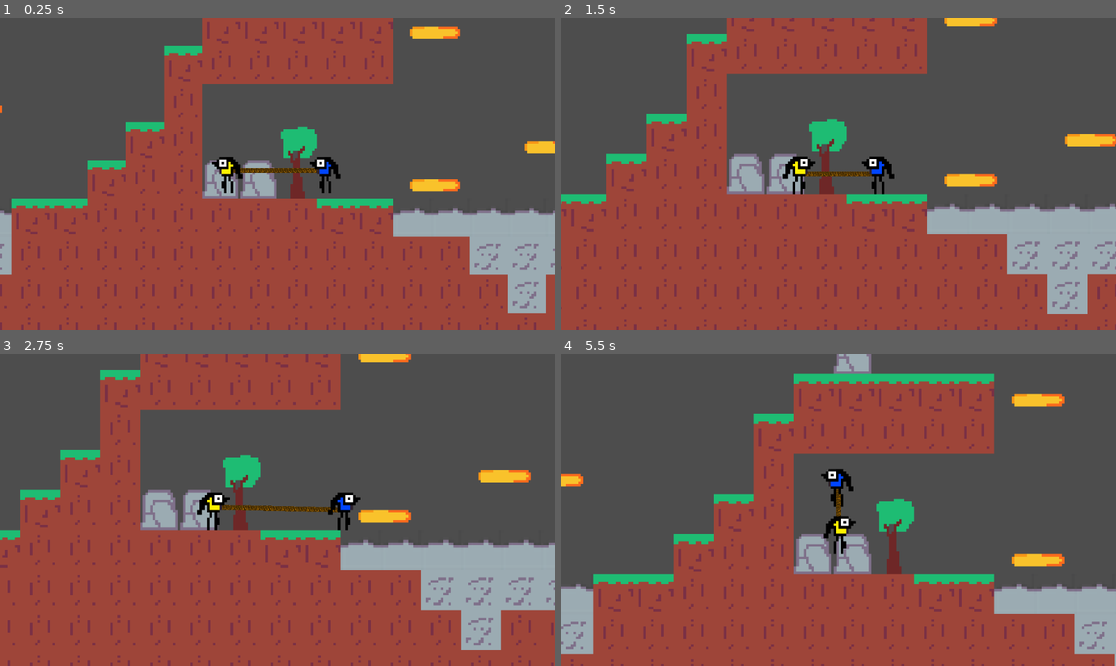
Above: before the commit, frames 1-4 (two rows, left to right).
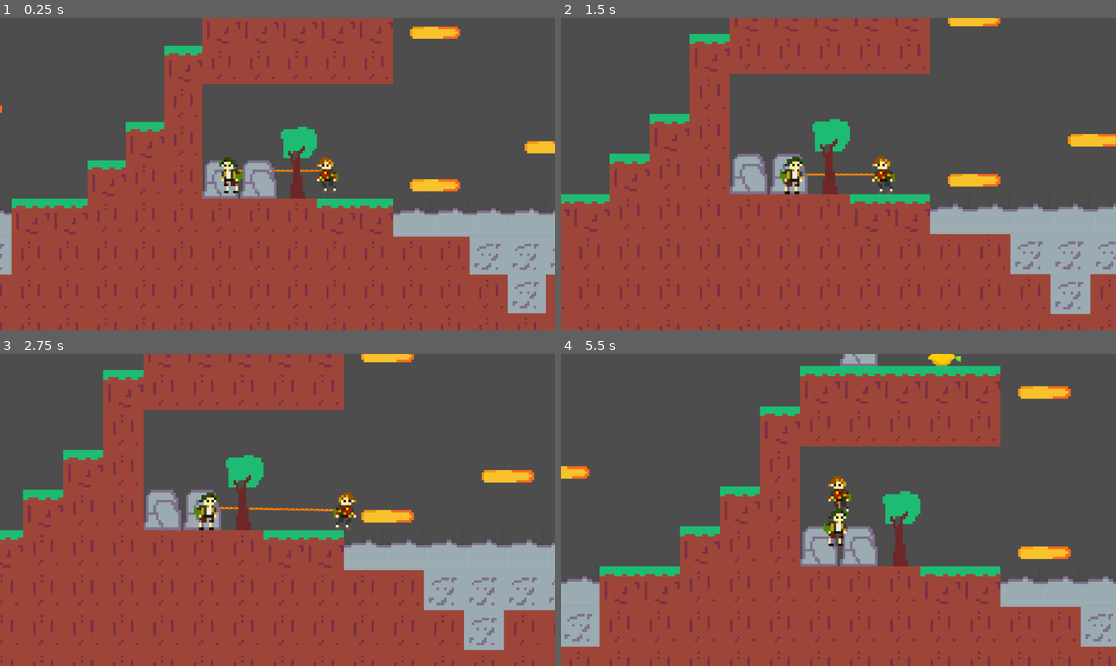
Above: after the commit, the same moments.

Repository: SerenityUX/mountainvilleGodot
Game: Godot game, scene res://level_1.tscn
Two runs of this game, one before a commit and one after it. Both use one fixed random seed, a clock stepped at 60 frames per second and the inputs below. This scene is started directly instead of the project's main scene. Sound files missing from this copy of the repository are replaced by a short silence.
Inputs:
- Up to frame 1 (0.25 s): no input
- Up to frame 2 (1.5 s): tap Enter (ui_accept) at 0.5, 0.77 s; hold Right (ui_right) 0.53-1.28 s; tap A (a) at 0.6 s; tap D (d) at 0.8, 1.35 s; hold Left (ui_left) from 1.28 s (still down)
- Up to frame 3 (2.75 s): tap Enter (ui_accept) at 1.52, 2 s; tap E (e) at 1.55, 2.1 s; release Left (ui_left) at 2.03 s; hold Right (ui_right) from 2.03 s (still down); tap W (w) at 2.3 s
- Up to frame 4 (5.5 s): release Right (ui_right) at 2.78 s; hold Up (ui_up) 2.78-3.53 s; tap W (w) at 2.85, 5.3 s; tap Enter (ui_accept) at 3.02, 3.77, 4.52, 5 s; tap A (a) at 3.05, 3.6 s; hold Left (ui_left) from 3.53 s (still down); tap D (d) at 3.8, 4.35 s; tap E (e) at 4.55, 5.1 s

The runs differ from the first frame. In frame 1, 1.0% of the frame differs, in the area x 38-62%, y 44-57%; in frame 2, 9.3%; in frame 3, 9.4%; in frame 4, 18%, in the area x 0-100%, y 0-100%.

Commit message:
added characters

Diff:
--- /dev/null
+++ b/fruit.gd
@@ -0,0 +1,54 @@
+extends Area2D
+
+@export var fruit_name: String = "apple"  # Default to apple, can be changed in editor
+var eat_sound: AudioStreamPlayer
+
+func _ready() -> void:
+	print("Fruit: Setting up eat sound...")
+	# Setup eat sound
+	eat_sound = AudioStreamPlayer.new()
+	add_child(eat_sound)
+	var sound = load("res://eat.mp3")
+	if sound:
+		print("Fruit: Successfully loaded eat.mp3")
+		eat_sound.stream = sound
+		eat_sound.volume_db = linear_to_db(0.3)  # Adjust volume as needed
+	else:
+		push_error("Fruit: Failed to load eat.mp3! Make sure the file exists in the res:// directory")
+
+	# Connect the body entered signal
+	body_entered.connect(_on_body_entered)
+	print("Fruit: Setup complete for ", fruit_name)
+
+func _on_body_entered(body: Node2D) -> void:
+	print("Fruit: Body entered - ", body.name)
+	if body.is_in_group("players"):
+		print("Fruit: Player detected, playing sound...")
+		# Play sound
+		if eat_sound and eat_sound.stream:
+			eat_sound.play()
+			print("Fruit: Sound playing...")
+
+			# Hide the fruit sprite but keep the node alive for sound
+			if has_node("Sprite2D"):
+				get_node("Sprite2D").hide()
+
+			# Disable collision
+			monitoring = false
+			monitorable = false
+
+			# Add to inventory
+			if Engine.has_singleton("GameManager"):
+				var game_manager = Engine.get_singleton("GameManager")
+				game_manager.inventory.append(fruit_name)
+				print("Added ", fruit_name, " to inventory. Current inventory: ", game_manager.inventory)
+			else:
+				push_warning("GameManager not found! Make sure it's set up as an Autoload in Project Settings.")
+
+			# Wait for sound to finish playing
+			await eat_sound.finished
+
+			# Now remove the fruit
+			queue_free()
+		else:
+			push_warning("Fruit: Sound not properly setup!")
--- a/game_manager.gd
+++ b/game_manager.gd
@@ -5,6 +5,15 @@
 var pending_player_state := {}  # Store state between scene changes
 var timer: Timer
 var timer_label: Label
+
+# Add inventory system
+var inventory: Array[String] = []
+const REQUIRED_ITEMS := 3  # Number of items needed for transport
+
+# Signal for inventory updates
+signal inventory_updated(current_count: int, required_count: int)
+signal transport_ready
+
 const LEVEL1_TIME := 90  # 2 minutes in seconds
 const VIEWPORT_WIDTH := 1056  # Base viewport width
 const VIEWPORT_HEIGHT := 594  # Base viewport height (16:9 aspect ratio)
@@ -440,3 +449,19 @@
 
 	print("Successfully loaded screen sequence")
 	get_tree().root.add_child(screen_scene)
+
+func add_to_inventory(item_name: String) -> void:
+	inventory.append(item_name)
+	print("Added ", item_name, " to inventory. Current inventory: ", inventory)
+
+	# Emit signal with current counts
+	inventory_updated.emit(inventory.size(), REQUIRED_ITEMS)
+
+	# Check if we have enough items
+	if inventory.size() >= REQUIRED_ITEMS:
+		print("Transport ready! Collected all required items!")
+		transport_ready.emit()
+
+func clear_inventory() -> void:
+	inventory.clear()
+	inventory_updated.emit(0, REQUIRED_ITEMS)
--- a/level_1.tscn
+++ b/level_1.tscn
@@ -9,6 +9,10 @@
 [ext_resource type="PackedScene" uid="uid://dmug1epffv0c2" path="res://player.tscn" id="7_1f702"]
 [ext_resource type="Script" path="res://player2.gd" id="8_4tix5"]
 [ext_resource type="Script" path="res://camera_controller.gd" id="9_d843t"]
+[ext_resource type="Texture2D" uid="uid://b0xprj8oaswlm" path="res://apple.png" id="10_fm75x"]
+[ext_resource type="Script" path="res://resource.gd" id="10_gmbel"]
+[ext_resource type="Texture2D" uid="uid://qbkca31h1nwv" path="res://orange.png" id="12_vr2ym"]
+[ext_resource type="Texture2D" uid="uid://dkfypw3501pb8" path="res://lemon.png" id="13_ooys1"]
 
 [sub_resource type="RectangleShape2D" id="RectangleShape2D_p52gs"]
 size = Vector2(10.75, 12)
@@ -48,6 +52,7 @@
 [node name="Level 1" type="Node2D"]
 
 [node name="Door" type="Area2D" parent="."]
+visible = false
 position = Vector2(-3323, 400)
 scale = Vector2(4, 4)
 script = ExtResource("1_j1fkx")
@@ -464,3 +469,50 @@
 label_settings = SubResource("LabelSettings_0p4w5")
 
 [node name="GameTimer" type="Timer" parent="Camera2D"]
+
+[node name="Apple" type="Area2D" parent="."]
+position = Vector2(163, 593)
+scale = Vector2(4, 4)
+script = ExtResource("10_gmbel")
+
+[node name="Sprite2D" type="Sprite2D" parent="Apple"]
+texture_filter = 1
+position = Vector2(-175.5, -75)
+scale = Vector2(0.488653, 0.488653)
+texture = ExtResource("10_fm75x")
+
+[node name="CollisionShape2D" type="CollisionShape2D" parent="Apple"]
+position = Vector2(-176.375, -78)
+shape = SubResource("RectangleShape2D_p52gs")
+
+[node name="Orange" type="Area2D" parent="."]
+position = Vector2(-3261, 401)
+scale = Vector2(4, 4)
+script = ExtResource("10_gmbel")
+resource_name = "orange"
+
+[node name="Sprite2D" type="Sprite2D" parent="Orange"]
+texture_filter = 1
+position = Vector2(-175.5, -75)
+scale = Vector2(0.488653, 0.488653)
+texture = ExtResource("12_vr2ym")
+
+[node name="CollisionShape2D" type="CollisionShape2D" parent="Orange"]
+position = Vector2(-176.375, -78)
+shape = SubResource("RectangleShape2D_p52gs")
+
+[node name="Lemon" type="Area2D" parent="."]
+position = Vector2(1207, 401)
+scale = Vector2(4, 4)
+script = ExtResource("10_gmbel")
+resource_name = "lemon"
+
+[node name="Sprite2D" type="Sprite2D" parent="Lemon"]
+texture_filter = 1
+position = Vector2(-175.5, -75)
+scale = Vector2(0.488653, 0.488653)
+texture = ExtResource("13_ooys1")
+
+[node name="CollisionShape2D" type="CollisionShape2D" parent="Lemon"]
+position = Vector2(-176.375, -78)
+shape = SubResource("RectangleShape2D_p52gs")
--- a/player.gd
+++ b/player.gd
@@ -7,12 +7,9 @@
 const GRAVITY = Vector2(0, 980)
 const MOMENTUM_DECAY = 0.95  # How quickly momentum decays
 const MAX_JUMPS = 2  # Maximum number of jumps allowed
-const PLAYER1_TEXTURE_PATH := "res://Player1.png"
-
-# Add these constants for the trail effect
-const TRAIL_LIFETIME := 0.5  # How long each trail particle lasts
-const TRAIL_FREQUENCY := 0.05  # How often to emit trail particles
-const TRAIL_AMOUNT := 3  # How many particles to emit each time
+const PLAYER1_TEXTURE_PATH := "res://VeloSprite.png"
+const FRAME_WIDTH := 16  # Width of each frame
+const ANIMATION_SPEED := 10.0  # Frames per second
 
 # Add sprite reference
 @onready var sprite = $player  # Make sure you have a Sprite2D node as a child named "Sprite2D"
@@ -38,18 +35,18 @@
 var death_sound: AudioStreamPlayer
 var jump_sound: AudioStreamPlayer
 var launch_sound: AudioStreamPlayer
-
-# Add these variables with other vars
-var trail_particles: GPUParticles2D
-var trail_timer: Timer
-var is_trailing := false
+var animation_timer: float = 0.0
+var current_frame: int = 0
 
 func _ready() -> void:
-	# Add this before other _ready code
-	# Load and set Player1 texture
+	# Load and set Player1 texture with correct pixel art settings
 	var texture = load(PLAYER1_TEXTURE_PATH)
 	if texture:
 		sprite.texture = texture
+		sprite.texture_filter = CanvasItem.TEXTURE_FILTER_NEAREST
+		# Set up sprite for animation
+		sprite.hframes = 4  # 4 frames horizontally
+		sprite.frame = 0  # Start with first frame
 	else:
 		push_error("Failed to load Player1 texture")
 
@@ -57,7 +54,7 @@
 	carry_position = Node2D.new()
 	carry_position.name = "CarryPosition"
 	add_child(carry_position)
-	carry_position.position = Vector2(0, -19)  # Position it above the player's head
+	carry_position.position = Vector2(0, -13)  # Adjusted for 16x16 sprite
 
 	# Add player to the correct group based on its name
 	if name == "Player1":
@@ -133,16 +130,6 @@
 	if launch_audio:
 		launch_sound.stream = launch_audio
 		launch_sound.volume_db = linear_to_db(0.3)
-
-	# Setup trail particles
-	setup_trail_particles()
-
-	# Setup trail timer
-	trail_timer = Timer.new()
-	trail_timer.wait_time = TRAIL_FREQUENCY
-	trail_timer.one_shot = false
-	trail_timer.timeout.connect(_on_trail_timer_timeout)
-	add_child(trail_timer)
 
 func _physics_process(delta: float) -> void:
 	if !is_active:
@@ -227,10 +214,23 @@
 	if direction:
 		velocity.x = direction * SPEED
 		momentum = abs(velocity.x)
-		sprite.scale.x = 1 if direction < 0 else -1
+		sprite.flip_h = direction > 0
+
+		# Update animation
+		is_walking = true
+		animation_timer += delta * ANIMATION_SPEED
+		if animation_timer >= 1.0:
+			animation_timer = 0.0
+			current_frame = (current_frame + 1) % 4
+			sprite.frame = current_frame
 	else:
 		velocity.x = move_toward(velocity.x, 0, SPEED * delta * 10)
 		momentum *= MOMENTUM_DECAY
+		# Reset to idle frame when not walking
+		is_walking = false
+		current_frame = 0
+		sprite.frame = 0
+		animation_timer = 0.0
 
 	# Handle walking sound
 	if direction and is_on_floor():
@@ -309,8 +309,6 @@
 		# Re-enable collision
 		set_collision_layer_value(1, true)
 		set_collision_mask_value(1, true)
-		# Start trail effect when launching
-		start_trail_effect()
 		# Then tell the carrier to stop
 		temp_carrier.stop_carrying()
 
@@ -331,54 +329,3 @@
 
 func is_involved_in_carrying() -> bool:
 	return is_being_carried or carrying_player != null
-
-func setup_trail_particles() -> void:
-	trail_particles = GPUParticles2D.new()
-	add_child(trail_particles)
-
-	# Create particle material
-	var particle_material = ParticleProcessMaterial.new()
-	particle_material.emission_shape = ParticleProcessMaterial.EMISSION_SHAPE_POINT
-	particle_material.particle_flag_disable_z = true
-	particle_material.gravity = Vector3(0, 0, 0)
-	particle_material.initial_velocity_min = 0
-	particle_material.initial_velocity_max = 0
-	particle_material.orbit_velocity_min = 0
-	particle_material.orbit_velocity_max = 0
-	particle_material.damping_min = 0.5
-	particle_material.damping_max = 1.0
-	particle_material.scale_min = 1.0
-	particle_material.scale_max = 1.0
-	particle_material.lifetime_randomness = 0.2
-
-	# Set up the particles
-	trail_particles.process_material = particle_material
-	trail_particles.amount = 50
-	trail_particles.lifetime = TRAIL_LIFETIME
-	trail_particles.one_shot = false
-	trail_particles.explosiveness = 0
-	trail_particles.local_coords = false
-
-	# Create sprite for particles
-	var sprite = sprite.duplicate()  # Duplicate the player sprite
-	sprite.scale = Vector2(1, 1)  # Reset scale
-	trail_particles.texture = sprite.texture
-	trail_particles.emitting = false
-
-func start_trail_effect() -> void:
-	is_trailing = true
-	trail_particles.emitting = true
-	trail_timer.start()
-
-func stop_trail_effect() -> void:
-	is_trailing = false
-	trail_particles.emitting = false
-	trail_timer.stop()
-
-func _on_trail_timer_timeout() -> void:
-	if is_trailing:
-		trail_particles.restart()
-		trail_particles.emit_particle(transform, velocity, Color.WHITE, Color.WHITE, TRAIL_AMOUNT)
-		# Stop trailing if velocity is too low
-		if velocity.length() < 200:
-			stop_trail_effect()
--- a/player.tscn
+++ b/player.tscn
@@ -1,18 +1,20 @@
 [gd_scene load_steps=4 format=3 uid="uid://dmug1epffv0c2"]
 
 [ext_resource type="Script" path="res://player.gd" id="1_x8gva"]
-[ext_resource type="Texture2D" uid="uid://jeii53phgydn" path="res://Player1.png" id="2_1t72r"]
+[ext_resource type="Texture2D" uid="uid://bf44hb6l26f1a" path="res://Velo16px.png" id="2_jxcos"]
 
 [sub_resource type="RectangleShape2D" id="RectangleShape2D_enw60"]
-size = Vector2(13, 16)
+size = Vector2(10.5, 16)
 
 [node name="Player" type="CharacterBody2D"]
 script = ExtResource("1_x8gva")
 
 [node name="player" type="Sprite2D" parent="."]
 texture_filter = 1
-texture = ExtResource("2_1t72r")
+position = Vector2(-1.78814e-07, 6.85453e-07)
+scale = Vector2(1, 1)
+texture = ExtResource("2_jxcos")
 
 [node name="CollisionShape2D" type="CollisionShape2D" parent="."]
-position = Vector2(-0.5, 0)
+position = Vector2(0.75, 0)
 shape = SubResource("RectangleShape2D_enw60")
--- a/player2.gd
+++ b/player2.gd
@@ -7,6 +7,9 @@
 const GRAVITY = Vector2(0, 980)
 const MOMENTUM_DECAY = 0.95  # How quickly momentum decays
 const MAX_JUMPS = 2  # Maximum number of jumps allowed
+const PLAYER2_TEXTURE_PATH := "res://TompoSprite.png"  # Update texture path
+const FRAME_WIDTH := 16  # Width of each frame
+const ANIMATION_SPEED := 10.0  # Frames per second
 
 # Add sprite reference
 @onready var sprite = $player  # Make sure you have a Sprite2D node as a child named "Sprite2D"
@@ -30,26 +33,18 @@
 var death_sound: AudioStreamPlayer
 var jump_sound: AudioStreamPlayer
 var launch_sound: AudioStreamPlayer
-
-# Near the top with other constants
-const PLAYER2_TEXTURE_PATH := "res://Player2.png"
-
-# Add these constants for the trail effect
-const TRAIL_LIFETIME := 0.5  # How long each trail particle lasts
-const TRAIL_FREQUENCY := 0.05  # How often to emit trail particles
-const TRAIL_AMOUNT := 3  # How many particles to emit each time
-
-# Add these variables with other vars
-var trail_particles: GPUParticles2D
-var trail_timer: Timer
-var is_trailing := false
+var animation_timer: float = 0.0
+var current_frame: int = 0
 
 func _ready() -> void:
-	# Add this before other _ready code
-	# Load and set Player2 texture
+	# Load and set Player2 texture with correct pixel art settings
 	var texture = load(PLAYER2_TEXTURE_PATH)
 	if texture:
 		sprite.texture = texture
+		sprite.texture_filter = CanvasItem.TEXTURE_FILTER_NEAREST
+		# Set up sprite for animation
+		sprite.hframes = 4  # 4 frames horizontally
+		sprite.frame = 0  # Start with first frame
 	else:
 		push_error("Failed to load Player2 texture")
 
@@ -57,7 +52,7 @@
 	carry_position = Node2D.new()
 	carry_position.name = "CarryPosition"
 	add_child(carry_position)
-	carry_position.position = Vector2(0, -19)
+	carry_position.position = Vector2(0, -13)  # Adjusted for 16x16 sprite
 
 	# Store original collision size
 	original_size = collision_shape.shape.size  # Changed from height
@@ -109,16 +104,6 @@
 	if launch_audio:
 		launch_sound.stream = launch_audio
 		launch_sound.volume_db = linear_to_db(0.3)
-
-	# Setup trail particles
-	setup_trail_particles()
-
-	# Setup trail timer
-	trail_timer = Timer.new()
-	trail_timer.wait_time = TRAIL_FREQUENCY
-	trail_timer.one_shot = false
-	trail_timer.timeout.connect(_on_trail_timer_timeout)
-	add_child(trail_timer)
 
 func _physics_process(delta: float) -> void:
 	if !is_active:
@@ -191,10 +176,23 @@
 	if direction:
 		velocity.x = direction * SPEED
 		momentum = abs(velocity.x)
-		sprite.scale.x = 1 if direction < 0 else -1
+		sprite.flip_h = direction > 0
+
+		# Update animation
+		is_walking = true
+		animation_timer += delta * ANIMATION_SPEED
+		if animation_timer >= 1.0:
+			animation_timer = 0.0
+			current_frame = (current_frame + 1) % 4
+			sprite.frame = current_frame
 	else:
 		velocity.x = move_toward(velocity.x, 0, SPEED * delta * 10)
 		momentum *= MOMENTUM_DECAY
+		# Reset to idle frame when not walking
+		is_walking = false
+		current_frame = 0
+		sprite.frame = 0
+		animation_timer = 0.0
 
 	# Handle walking sound
 	if direction and is_on_floor():
@@ -260,8 +258,6 @@
 		# Re-enable collision
 		set_collision_layer_value(1, true)
 		set_collision_mask_value(1, true)
-		# Start trail effect when launching
-		start_trail_effect()
 		# Then tell the carrier to stop
 		temp_carrier.stop_carrying()
 
@@ -277,54 +273,3 @@
 
 func is_involved_in_carrying() -> bool:
 	return is_being_carried or carrying_player != null
-
-func setup_trail_particles() -> void:
-	trail_particles = GPUParticles2D.new()
-	add_child(trail_particles)
-
-	# Create particle material
-	var particle_material = ParticleProcessMaterial.new()
-	particle_material.emission_shape = ParticleProcessMaterial.EMISSION_SHAPE_POINT
-	particle_material.particle_flag_disable_z = true
-	particle_material.gravity = Vector3(0, 0, 0)
-	particle_material.initial_velocity_min = 0
-	particle_material.initial_velocity_max = 0
-	particle_material.orbit_velocity_min = 0
-	particle_material.orbit_velocity_max = 0
-	particle_material.damping_min = 0.5
-	particle_material.damping_max = 1.0
-	particle_material.scale_min = 1.0
-	particle_material.scale_max = 1.0
-	particle_material.lifetime_randomness = 0.2
-
-	# Set up the particles
-	trail_particles.process_material = particle_material
-	trail_particles.amount = 50
-	trail_particles.lifetime = TRAIL_LIFETIME
-	trail_particles.one_shot = false
-	trail_particles.explosiveness = 0
-	trail_particles.local_coords = false
-
-	# Create sprite for particles
-	var sprite = sprite.duplicate()  # Duplicate the player sprite
-	sprite.scale = Vector2(1, 1)  # Reset scale
-	trail_particles.texture = sprite.texture
-	trail_particles.emitting = false
-
-func start_trail_effect() -> void:
-	is_trailing = true
-	trail_particles.emitting = true
-	trail_timer.start()
-
-func stop_trail_effect() -> void:
-	is_trailing = false
-	trail_particles.emitting = false
-	trail_timer.stop()
-
-func _on_trail_timer_timeout() -> void:
-	if is_trailing:
-		trail_particles.restart()
-		trail_particles.emit_particle(transform, velocity, Color.WHITE, Color.WHITE, TRAIL_AMOUNT)
-		# Stop trailing if velocity is too low
-		if velocity.length() < 200:
-			stop_trail_effect()
--- a/project.godot
+++ b/project.godot
@@ -15,6 +15,10 @@
 config/features=PackedStringArray("4.3", "Forward Plus")
 config/icon="res://icon.svg"
 
+[global]
+
+Autoload=true
+
 [rendering]
 
 textures/vram_compression/import_etc2_astc=true
--- /dev/null
+++ b/resource.gd
@@ -0,0 +1,93 @@
+extends Area2D
+
+# Add reference to Root instead of GameManager
+@onready var game_manager = get_tree().root.get_node("Root")
+
+# Define allowed fruit types
+const VALID_FRUITS = ["apple", "lemon", "orange"]
+@export var resource_name: String = "apple":
+	set(value):
+		# Validate the fruit name
+		if value in VALID_FRUITS:
+			resource_name = value
+		else:
+			push_warning("Invalid fruit name: %s. Must be one of: %s" % [value, VALID_FRUITS])
+			resource_name = "apple"  # Default to apple if invalid
+
+var eat_sound: AudioStreamPlayer
+var is_collected := false  # Track if resource has been collected
+
+func _ready() -> void:
+	print("Resource: Setting up collect sound...")
+	# Setup collect sound
+	eat_sound = AudioStreamPlayer.new()
+	add_child(eat_sound)
+
+	# Load and verify sound
+	var sound = load("res://eat.mp3")
+	if sound:
+		print("Resource: Successfully loaded eat.mp3")
+		eat_sound.stream = sound
+		eat_sound.volume_db = linear_to_db(0.5)  # Increased volume for better audibility
+	else:
+		push_error("Resource: Failed to load eat.mp3! Make sure the file exists in the res:// directory")
+		return  # Exit if sound couldn't be loaded
+
+	# Test play the sound
+	eat_sound.play()
+	print("Resource: Testing sound playback")
+
+	# Connect the body entered signal
+	body_entered.connect(_on_body_entered)
+	print("Resource: Setup complete for ", resource_name)
+
+func _on_body_entered(body: Node2D) -> void:
+	# Prevent multiple collections
+	if is_collected:
+		return
+
+	print("Resource: Body entered - ", body.name)
+	if body.is_in_group("players"):
+		is_collected = true  # Mark as collected immediately
+
+		print("Resource: Player detected, attempting to play sound...")
+		# Play sound
+		if eat_sound and eat_sound.stream:
+			eat_sound.play()
+			print("Resource: Sound playing...")
+
+			# Hide the sprite but keep the node alive for sound
+			if has_node("Sprite2D"):
+				get_node("Sprite2D").hide()
+
+			# Disable collision using deferred calls
+			set_deferred("monitoring", false)
+			set_deferred("monitorable", false)
+
+			# Add to inventory using game manager
+			if game_manager:
+				game_manager.add_to_inventory(resource_name)
+
+				# Only transport if we have enough items
+				if game_manager.inventory.size() >= game_manager.REQUIRED_ITEMS:
+					# Get all players and transport them
+					var players = get_tree().get_nodes_in_group("players")
+					for player in players:
+						if player.has_method("hit_door"):
+							# First stop any carrying interactions
+							if player.has_method("stop_carrying"):
+								player.stop_carrying()
+							if player.has_method("stop_being_carried"):
+								player.stop_being_carried()
+							# Then handle the door hit
+							player.hit_door()
+			else:
+				push_warning("Root not found! Make sure the game manager node exists.")
+
+			# Make sure we wait long enough for the sound
+			await get_tree().create_timer(0.5).timeout
+
+			# Now remove the resource
+			queue_free()
+		else:
+			push_warning("Resource: Sound not properly setup!")
--- a/rope_connection.gd
+++ b/rope_connection.gd
@@ -57,6 +57,9 @@
 	rope_visual.texture_mode = Line2D.LINE_TEXTURE_TILE
 	rope_visual.texture_repeat = CanvasItem.TEXTURE_REPEAT_ENABLED
 	rope_visual.default_color = Color.WHITE
+
+	# Set z_index to be behind players
+	rope_visual.z_index = -1
 
 	current_max_length = max_length  # Initialize current length
 	add_to_group("rope")
Binary file removed: Player1.png
Not shown, removed: Player1.png.import
Binary file changed: Rope.png
Binary file added: Rope2.png
Not shown, added: Rope2.png.import
Binary file added: Tompo.png
Not shown, added: Tompo.png.import
Binary file added: Tompo16px.png
Not shown, added: Tompo16px.png.import
Binary file added: TompoSprite.png
Not shown, added: TompoSprite.png.import
Binary file added: Velo.png
(and 27 more such lines)
